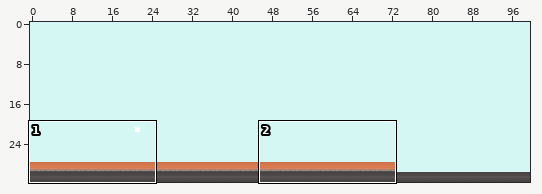
A Tiled map gets an edit: levels/level1.tmx. Above: a wide view before the commit, with the close-up outlined.
Close-up. First the earlier version:
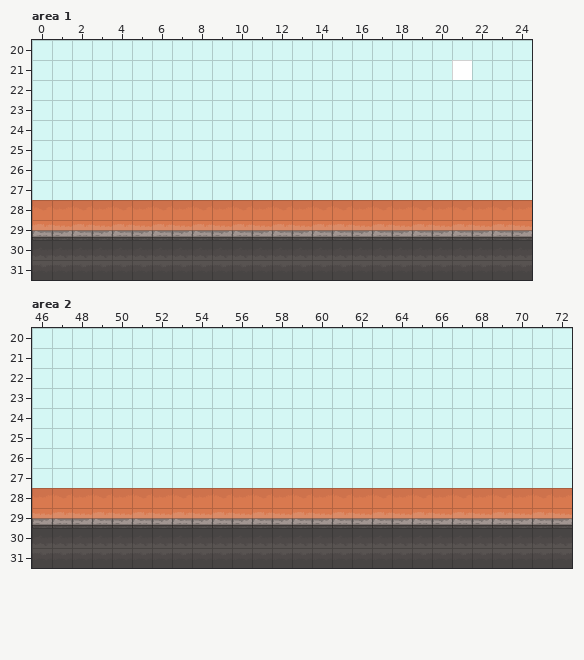
Cells are 32x32 px. Shown: area 1 x 0..24, y 20..31; area 2 x 46..72, y 20..31. The commit also changed other parts of the map, which this record leaves out.
New version:
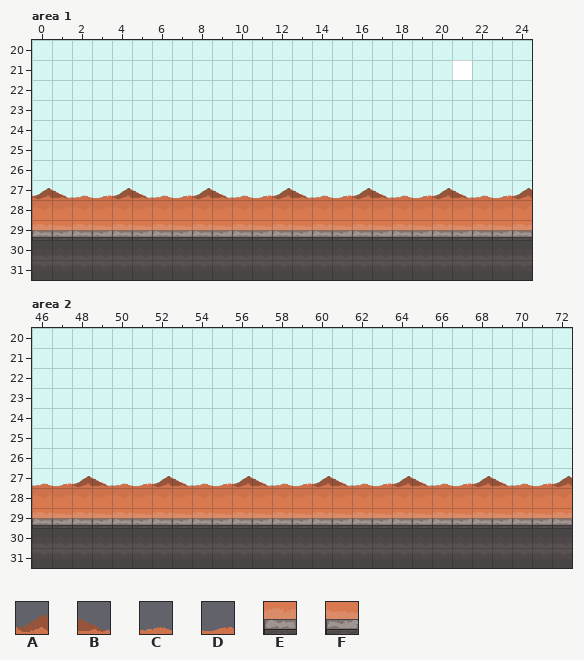
Key: from "tiles": A 1, B 2, C 3, D 4, E 17, F 18.
_ is an empty cell, # one hidden under a higher layer.
Tiles of an added or newly shown layer are drawn over the layers below it.
Changes in this commit:
{"where": "layer \"background\", area 1"}
{"y":29,"x":15,"old":"EFEFEFEFEF","new":"##########"}
{"where": "layer \"background2\" (added), area 1"}
{"y":27,"x":0,"old":"_________________________","new":"ABCDABCDABCDABCDABCDABCDA"}
{"y":29,"x":15,"old":"__________","new":"FEFEFEFEFE"}
{"where": "layer \"background\", area 2"}
{"y":29,"x":46,"old":"FEFEFEFEFEFEFEFEFEFEFEFEFEF","new":"###########################"}
{"where": "layer \"background2\" (added), area 2"}
{"y":27,"x":46,"old":"___________________________","new":"CDABCDABCDABCDABCDABCDABCDA"}
{"y":29,"x":46,"old":"___________________________","new":"EFEFEFEFEFEFEFEFEFEFEFEFEFE"}
{"label":"added","picture_box":[32,188,532,200]}
{"label":"changed","picture_box":[332,224,532,240]}
{"label":"added","picture_box":[32,476,572,488]}
{"label":"changed","picture_box":[32,512,572,528]}
